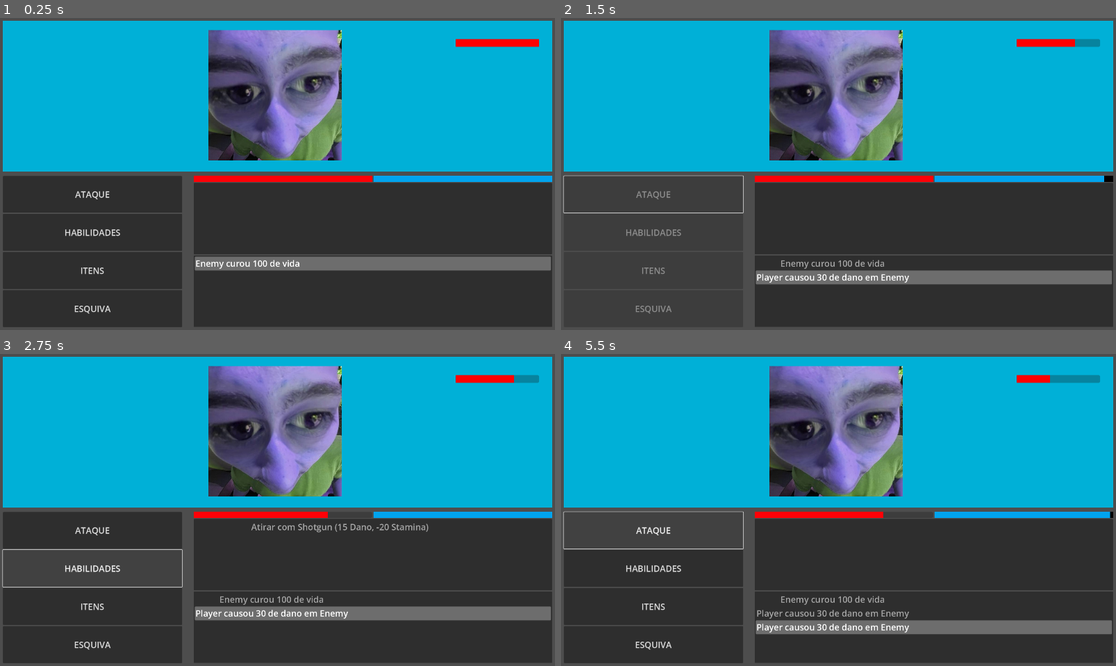
Above: before the commit, frames 1-4 (two rows, left to right).
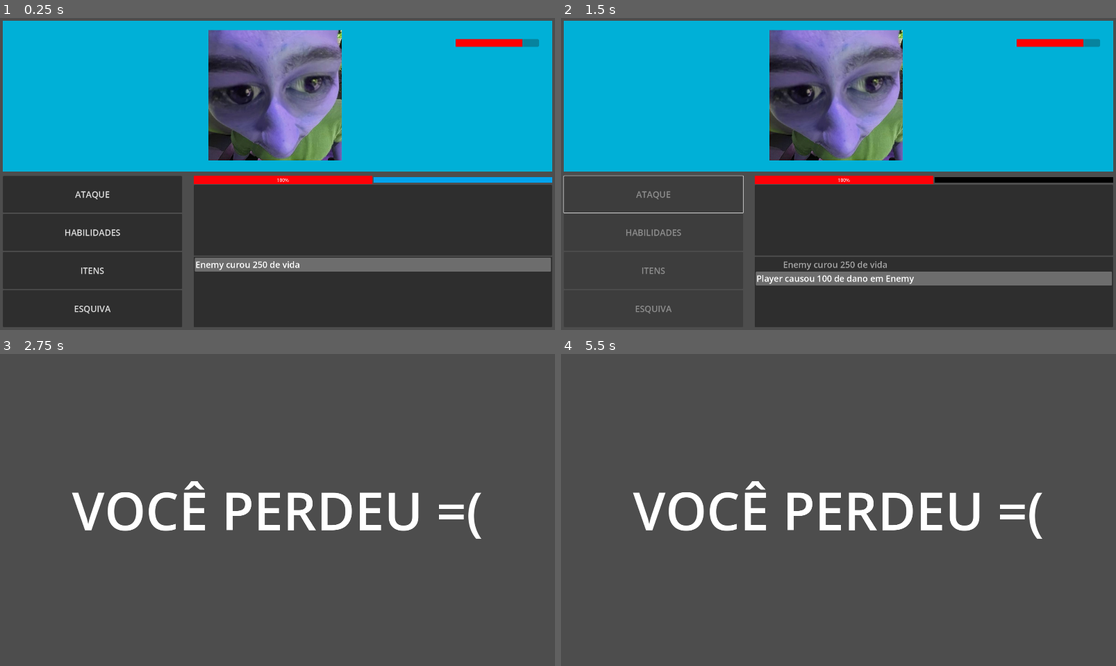
Above: after the commit, the same moments.

Repository: victor-inacio/Prototype-Macro-02
Game: Godot game, scene res://UI.tscn
Two runs of this game, one before a commit and one after it. Both use one fixed random seed, a clock stepped at 60 frames per second and the inputs below.
Inputs (mouse positions are in pixels of both pictures, inside the frame that each line leads up to):
- Up to frame 1 (0.25 s): no input
- Up to frame 2 (1.5 s): click "ATAQUE" at 0.5 s; move the mouse to (960, 158) at 1.27 s
- Up to frame 3 (2.75 s): click (94, 569) at 2 s, where only the run before the commit has a clickable "HABILIDADES"
- Up to frame 4 (5.5 s): click (655, 606) at 2.75 s, where only the run before the commit has a clickable "ITENS"; click (655, 644) at 3.5 s, where only the run before the commit has a clickable "ESQUIVA"; click (655, 531) at 4.25 s, where only the run before the commit has a clickable "ATAQUE"; tap Enter at 5 s; move the mouse to (727, 525) at 5.02 s

The runs differ from the first frame. In frame 1, 1.6% of the frame differs, in the area x 34-100%, y 6-82%; in frame 2, 2.6%; in frame 3, 89%; in frame 4, 90%, in the area x 0-100%, y 0-100%.
Error after the commit: Invalid access of index '-1' on a base object of type: 'Array[Action]'. (res://Enemy.gd:24)

Commit message:
Exposed max_health and max_stamina variable

Diff:
--- a/Action.gd
+++ b/Action.gd
@@ -1,6 +1,6 @@
 class_name Action extends Resource
 
-func get_result(target: Character) -> ActionResult:
+func get_result(user: Character, target: Character) -> ActionResult:
 	return ActionResult.new()
 
 func equals(action: Action) -> bool:
--- a/Attack.gd
+++ b/Attack.gd
@@ -10,7 +10,7 @@
 @export_range(0, 100)
 var execution_time: int = 0
 
-func get_result(target: Character) -> AttackResult:
+func get_result(user: Character, target: Character) -> AttackResult:
 	var result = AttackResult.new()
 	var random = randi_range(0, 100)
 
--- a/Character.gd
+++ b/Character.gd
@@ -2,11 +2,26 @@
 
 class_name Character
 
+@export
+var max_stamina: int
+
+@export
 var stamina: int = 100:
 	set(val):
 			#on_action.emit("%s recuperou %d de stamina" % [name, val - life])
-		stamina = clamp(val, 0, 100)
+		stamina = clamp(val, 0, max_stamina)
 		stamina_changed.emit(stamina)
+
+@export
+var max_life: int
+
+@export
+var life: int :
+	set(val):
+		if (val > life):
+			on_action.emit("%s curou %d de vida" % [name, val - life])
+		life = clamp(val, 0, max_life)
+		life_changed.emit(life)
 
 @export
 var attacks: Array[Attack] = []
@@ -33,12 +48,6 @@
 	ATTACK, SKILL, ITEM, DODGE
 }
 
-var life: int = 100:
-	set(val):
-		if (val > life):
-			on_action.emit("%s curou %d de vida" % [name, val - life])
-		life = clamp(val, 0, 100)
-		life_changed.emit(life)
 
 
 # TAKE DAMAGE, HEAL, CAUSED DAMAGE, STAMINA, DODGED
--- a/Dodge.gd
+++ b/Dodge.gd
@@ -3,7 +3,7 @@
 @export_range(0, 100)
 var chance_of_success: int
 
-func get_result(target: Character) -> DodgeResult:
+func get_result(user: Character, target: Character) -> DodgeResult:
 	var result = DodgeResult.new()
 	var random = randi_range(0, 100)
 
--- a/Enemy.gd
+++ b/Enemy.gd
@@ -10,9 +10,6 @@
 	pass
 
 func play(player: Player) -> ActionResult:
-
-
-
 	var actions: Array[Action] = []
 
 	for attack in self.attacks:
@@ -33,7 +30,7 @@
 				items.remove_at(index)
 			index += 1
 
-	var result = action.get_result(player)
+	var result = action.get_result(self, player)
 
 	_post_play(action)
 	return result
--- a/FightManager.gd
+++ b/FightManager.gd
@@ -14,17 +14,6 @@
 
 @export
 var enemy: Enemy
-
-var action_queue = {
-	'player': {
-		'action': null,
-		'rounds_to_wait': 0
-	},
-	'enemy': {
-		'action': null,
-		'rounds_to_wait': 0
-	}
-}
 
 var enemy_enqueued_action: AttackResult
 
@@ -101,10 +90,6 @@
 			enemy.decrease_abilities()
 			_toggle_turn()
 
-func _enqueue_action(target: String, action: AttackResult):
-	action_queue[target]['action'] = action
-	action_queue[target]['rounds_to_wait'] = action.roundsToWait
-
 
 func _toggle_turn():
 
--- a/Item.gd
+++ b/Item.gd
@@ -23,12 +23,14 @@
 @export
 var damage_increase: int
 
-func get_result(target: Character) -> ItemResult:
+func get_result(user: Character, target: Character) -> ItemResult:
 	var result: ItemResult = ItemResult.new()
 
-	result.damage_increase = damage_increase if damage_increase_type == Type.NUMBER else (float)(damage_increase) / 100 * target.damage
-	result.stamina_increase = stamina_increase if stamina_increase_type == Type.NUMBER else (float)(stamina_increase) / 100 * target.stamina
-	result.life_increase = life_increase if life_increase_type == Type.NUMBER else (float)(life_increase) / 100 * target.life
+	result.damage_increase = damage_increase if damage_increase_type == Type.NUMBER else (float)(damage_increase) / 100 * user.damage
+	result.stamina_increase = stamina_increase if stamina_increase_type == Type.NUMBER else (float)(stamina_increase) / 100 * user.max_stamina
+	result.life_increase = life_increase if life_increase_type == Type.NUMBER else (float)(life_increase) / 100 * user.max_life
+
+	print((float)(life_increase) / 100)
 
 	return result
 
--- a/Player.gd
+++ b/Player.gd
@@ -21,9 +21,9 @@
 			if (stamina - stamina_to_use <= 0):
 				not_enough_stamina.emit()
 				return
-			var damage = 30
+			var damage = 100
 			if (buffed > 0):
-				damage += 10
+				damage += 100
 				buffed -= 1
 			enemy.take_damage(self, damage)
 			stamina -= 5
--- a/UI.tscn
+++ b/UI.tscn
@@ -1,11 +1,10 @@
-[gd_scene load_steps=16 format=3 uid="uid://cpohvip15wwc0"]
+[gd_scene load_steps=15 format=3 uid="uid://cpohvip15wwc0"]
 
 [ext_resource type="Script" path="res://UIManager.gd" id="1_t5ara"]
 [ext_resource type="Script" path="res://Enemy.gd" id="2_0wyy1"]
 [ext_resource type="Script" path="res://Item.gd" id="3_8ap2d"]
 [ext_resource type="Texture2D" uid="uid://by6d4808paoev" path="res://WhatsApp Image 2024-09-03 at 00.21.10.jpeg" id="3_8nt5c"]
 [ext_resource type="Script" path="res://FightManager.gd" id="3_bv7wc"]
-[ext_resource type="Resource" uid="uid://4qdb883cxqbv" path="res://BasicAttack.tres" id="3_twa44"]
 [ext_resource type="Script" path="res://Player.gd" id="4_aeuey"]
 
 [sub_resource type="Theme" id="Theme_oxgsn"]
@@ -24,10 +23,10 @@
 
 [sub_resource type="Resource" id="Resource_ms5sp"]
 script = ExtResource("3_8ap2d")
-life_increase_type = 0
-life_increase = 100
+life_increase_type = 1
+life_increase = 50
 stamina_increase_type = 0
-stamina_increase = 0
+stamina_increase = 10170
 damage_increase_type = 0
 damage_increase = 20
 
@@ -127,7 +126,6 @@
 size_flags_horizontal = 3
 theme_override_styles/fill = SubResource("StyleBoxFlat_0p2tl")
 value = 100.0
-show_percentage = false
 
 [node name="PlayerStamina" type="ProgressBar" parent="MarginContainer/VBoxContainer/HBoxContainer2/VBoxContainer/HBoxContainer"]
 custom_minimum_size = Vector2(2.08165e-12, 20)
@@ -188,7 +186,9 @@
 grow_horizontal = 2
 size_flags_horizontal = 4
 script = ExtResource("2_0wyy1")
-attacks = Array[Resource("res://Attack.gd")]([ExtResource("3_twa44")])
+max_stamina = 100
+max_life = 500
+life = 249
 items = Array[ExtResource("3_8ap2d")]([SubResource("Resource_ms5sp")])
 metadata/_edit_use_anchors_ = true
 
--- a/UIManager.gd
+++ b/UIManager.gd
@@ -12,6 +12,9 @@
 var player_health_bar: ProgressBar = $MarginContainer/VBoxContainer/HBoxContainer2/VBoxContainer/HBoxContainer/PlayerLife
 @onready
 var player_stamina_bar: ProgressBar = $MarginContainer/VBoxContainer/HBoxContainer2/VBoxContainer/HBoxContainer/PlayerStamina
+
+@onready
+var player: Player = $Player
 
 var all_buttons: Array[Button]
 
@@ -47,7 +50,10 @@
 		$MarginContainer/VBoxContainer/HBoxContainer2/HBoxContainer/VBoxContainer/DodgeButton,
 	]
 
-
+	var enemy = fight_manager.enemy
+
+	player_health_bar.max_value = player.max_life
+	enemy_health_bar.max_value = enemy.max_life
 
 	fight_manager.start(fight_manager.enemy)
 
